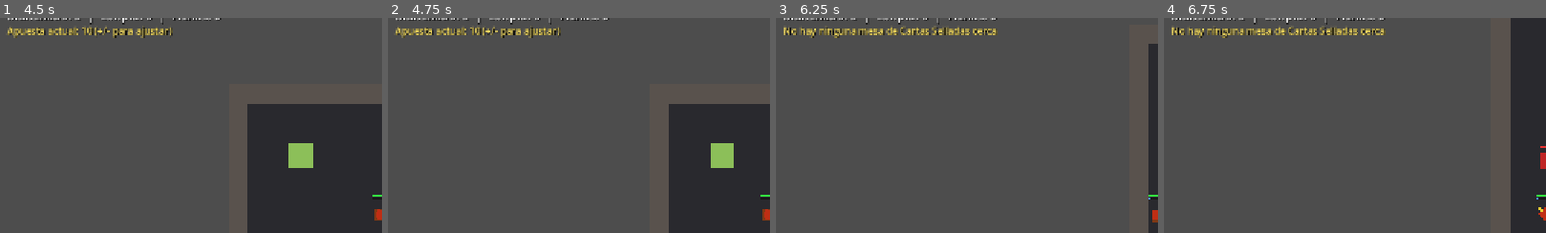
Above: before the commit, frames 1-4 (left to right).
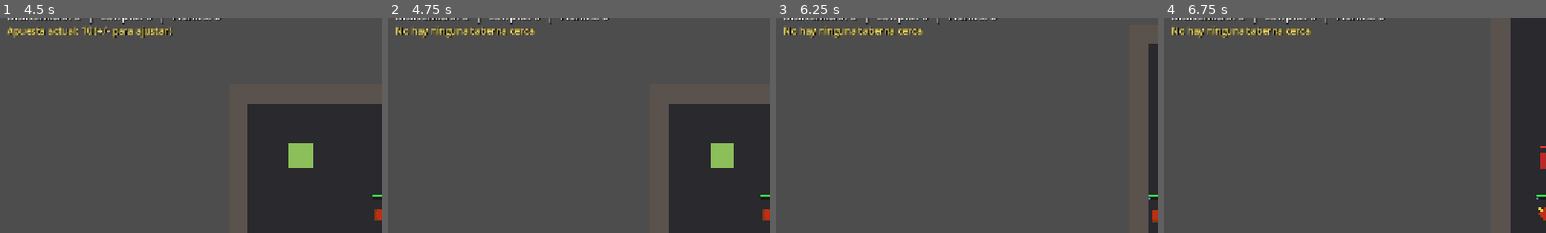
Above: after the commit, the same moments.

Repository: thejowe/ninjex
Game: Godot game, scene res://scenes/main/main.tscn
Same seed, same stepped clock (60 frames per second), same inputs: the game is played once before the commit and once after it.
Inputs (mouse positions are % of the whole screen's width and height, from its top left):
- Up to frame 1 (4.5 s): tap Enter (ui_accept) at 0.5, 0.77, 1.25, 1.52, 2, 3.77 s; move the mouse to (72, 45) at 0.52 s; hold D (move_right) 0.53-1.28 s; tap 7 (jugar_cartas) at 0.6, 1.55, 3.8 s; tap \ (taberna_ver_records, bound only after the commit) at 0.8, 1.35, 2.3 s; move the mouse to (30, 55) at 1.27 s; hold S (move_down) 1.28-2.03 s; move the mouse to (60, 28) at 2.02 s; hold D (move_right) 2.03-2.75 s; tap T (apostar_alto) at 2.1 s; click "1. Fuego" at 2.75 s; move the mouse to (45, 70) at 3.52 s; hold W (move_up) 3.53-4.28 s; tap B (apostar_bajo) at 3.6 s; move the mouse to (80, 65) at 4.27 s; hold A (move_left) from 4.28 s (still down); tap - (apuesta_bajar) at 4.35 s
- Up to frame 2 (4.75 s): keep holding A (move_left); tap Enter (ui_accept) at 4.52 s; tap \ (taberna_ver_records, bound only after the commit) at 4.55 s
- Up to frame 3 (6.25 s): move the mouse to (20, 35) at 5.02 s; tap = (apuesta_subir) at 5.1 s; tap Enter (ui_accept) at 5.27 s; tap 7 (jugar_cartas) at 5.3 s; move the mouse to (55, 50) at 5.77 s; release A (move_left) at 5.78 s; hold S (move_down) from 5.78 s (still down); click (55, 50) at 5.85 s; tap \ (taberna_ver_records, bound only after the commit) at 6.05 s
- Up to frame 4 (6.75 s): move the mouse to (35, 25) at 6.52 s; release S (move_down) at 6.53 s; hold D (move_right) from 6.53 s (still down); right-click (35, 25) at 6.6 s
The pictures show only the part of the screen within x 0-50%, y 4-54%; the shares and areas given below are measured in that part.

Frame 1 is identical in both runs. In frame 2, 1.1% of the frame differs, in the area x 2-46%, y 3-10%; in frame 3, 0.9%; in frame 4, 0.9%.

Commit message:
Pizarra de records de la Taberna: perdidas en el casino y cuerpos destrozados (H6)
Dos contadores por jugador en NetworkManager (mismo patron Dictionary
peer_id->int que forja_nivel): record_casino_perdidas se engancha en los 4
confirm_* de casino existentes cuando gano == false, record_cuerpos_
destrozados cuenta ventas al Carnicero (definicion elegida: paga precio
fijo ignorando el tipo de daño, asi que venderle ahi es "sin cuidado").
Tecla \ junto a la Taberna lee la pizarra via confirm_casino_mensaje, sin
confirm_ propio porque solo lee, no muta estado.

"Quien ha caido mas veces" queda bloqueado: no existe sistema de muerte/
respawn de jugador todavia (ver comentario de cabecera de vida_actual en
player.gd).

Diff:
--- a/project.godot
+++ b/project.godot
@@ -302,6 +302,11 @@
 "events": [Object(InputEventKey,"resource_local_to_scene":false,"resource_name":"","device":-1,"window_id":0,"alt_press …(195 unchanged characters)…
 ]
 }
+taberna_ver_records={
+"deadzone": 0.2,
+"events": [Object(InputEventKey,"resource_local_to_scene":false,"resource_name":"","device":-1,"window_id":0,"alt_pressed":false,"shift_pressed":false,"ctrl_pressed":false,"meta_pressed":false,"pressed":false,"keycode":0,"physical_keycode":92,"key_label":0,"unicode":92,"location":0,"echo":false,"script":null)
+]
+}
 
 [rendering]
 
--- a/scripts/network/network_manager.gd
+++ b/scripts/network/network_manager.gd
@@ -223,6 +223,32 @@
 ## player.gd submit_brindis), mismo patron que usurero_deuda_pendiente.
 var taberna_deuda_pendiente: float = 0.0
 
+## Pizarra de records de la Taberna (H6 extra) -- POR JUGADOR, mismo patron
+## Dictionary peer_id -> int que forja_nivel/sastreria_tinte_indice. Sin
+## entrada == 0. Solo los mutan los confirm_* que ya existian para cada
+## juego (ver player.gd confirm_apostar_dados/confirm_girar_ruleta/
+## confirm_jugar_cartas/confirm_apostar_pelea cuando gano == false); esta
+## pizarra no añade ningun submit_/confirm_ propio para incrementarse, solo
+## lee/engancha en los que ya estan.
+##
+## "Quien ha caido mas veces" (brief H5 taberna, pizarra de records) queda
+## BLOQUEADO igual que otros huecos ya documentados (ver Palomar/Sellos-en-
+## Cartas): no existe sistema de muerte/respawn de jugador todavia (ver
+## comentario de cabecera de player.gd sobre vida_actual, "no incluye muerte
+## ni respawn de jugador"). No hay contador para esto.
+var record_casino_perdidas: Dictionary = {}
+
+## "Quien ha destrozado mas cuerpos" (pizarra de records). Definicion
+## elegida para esta tarea (el brief deja el criterio abierto): un cadaver
+## vendido al Carnicero (ver comprador.gd Tipo.CARNICERO) cuenta como
+## "destrozado" -- el Carnicero es el "suelo garantizado" que paga precio
+## fijo IGNORANDO el tipo de daño con el que murio el enemigo (a diferencia
+## del Boticario, que paga mas por cuerpos frescos/cortante-veneno), asi que
+## venderle ahi es tratar el cuerpo sin ningun cuidado por como quedo. Mismo
+## patron Dictionary peer_id -> int que record_casino_perdidas de arriba.
+## Solo lo muta player.gd confirm_vender.
+var record_cuerpos_destrozados: Dictionary = {}
+
 ## Cocina de la Casa del equipo (H5 cierre, Terrazas): mismo patron que
 ## brindis_time_remaining/brindis_damage_multiplier de arriba -- buff de
 ## GRUPO temporal, activo para TODOS los jugadores conectados, decae
--- a/scripts/player/player.gd
+++ b/scripts/player/player.gd
@@ -531,6 +531,8 @@
 			_request_usar_consumible()
 		if Input.is_action_just_pressed("brindis_taberna"):
 			_request_brindis()
+		if Input.is_action_just_pressed("taberna_ver_records"):
+			_request_taberna_ver_records()
 		if Input.is_action_just_pressed("sastreria_siguiente_tinte"):
 			_request_sastreria_tinte()
 		if Input.is_action_just_pressed("casa_comprar_cocina"):
@@ -659,7 +661,7 @@
 	elif _find_nearest_herboristeria_in_range(HUB_RANGE) != null:
 		texto = "P pildora, H unguento, J bomba de humo, L sales -- I para usar"
 	elif _find_nearest_taberna_in_range(HUB_RANGE) != null:
-		texto = "Pulsa X para el brindis"
+		texto = "Pulsa X para el brindis, \\ para leer la pizarra de records"
 	elif _find_nearest_sastreria_in_range(HUB_RANGE) != null:
 		texto = "Pulsa R para cambiar tu tinte"
 	elif _find_nearest_casa_equipo_in_range(HUB_RANGE) != null:
@@ -2033,7 +2035,12 @@
 		total_precio -= recorte_usurero
 		nueva_deuda -= recorte_usurero
 	var nuevo_total: float = NetworkManager.dinero_manchado + total_precio
-	confirm_vender.rpc(vendidos, nuevo_total, total_precio, recorte_usurero, nueva_deuda)
+	# Pizarra de records de la Taberna (H6 extra, ver NetworkManager.
+	# record_cuerpos_destrozados y su comentario de cabecera para la
+	# definicion elegida de "destrozado"): venderle al Carnicero cuenta,
+	# sea cual sea el estado_conservacion de cada cadaver.
+	var es_carnicero: bool = comprador.tipo == Comprador.Tipo.CARNICERO
+	confirm_vender.rpc(vendidos, nuevo_total, total_precio, recorte_usurero, nueva_deuda, es_carnicero)
 
 ## Aplica la venta igual en todos los peers: borra los cadaveres vendidos,
 ## los quita de la lista de carga y actualiza el pool compartido de dinero
@@ -2042,7 +2049,7 @@
 ## falta un RPC aparte solo para el dinero). Tambien aplica la deuda del
 ## Usurero ya decidida por el host en submit_vender().
 @rpc("any_peer", "call_local", "reliable")
-func confirm_vender(vendidos: Array[NodePath], nuevo_total: float, precio_ganado: float, recorte_usurero: float, nueva_deuda: float) -> void:
+func confirm_vender(vendidos: Array[NodePath], nuevo_total: float, precio_ganado: float, recorte_usurero: float, nueva_deuda: float, es_carnicero: bool) -> void:
 	for path in vendidos:
 		carried_cadaver_paths.erase(path)
 		var cad := get_node_or_null(path) as Cadaver
@@ -2050,6 +2057,9 @@
 			cad.queue_free()
 	NetworkManager.dinero_manchado = nuevo_total
 	NetworkManager.usurero_deuda_pendiente = nueva_deuda
+	if es_carnicero:
+		var peer_id_vendedor := get_multiplayer_authority()
+		NetworkManager.record_cuerpos_destrozados[peer_id_vendedor] = NetworkManager.record_cuerpos_destrozados.get(peer_id_vendedor, 0) + vendidos.size()
 	print("[Venta] +%.1f dinero manchado (total compartido: %.1f)" % [precio_ganado, nuevo_total])
 	_status_label.modulate = Color(1, 1, 1)
 	if recorte_usurero > 0.0:
@@ -2216,6 +2226,9 @@
 			resultado_texto += " (recorte Usurero -%.1f, deuda restante: -%.0f)" % [recorte_usurero, nueva_deuda]
 	else:
 		resultado_texto = "perdiste -%.1f" % apuesta
+		# Pizarra de records de la Taberna (H6 extra, ver NetworkManager.
+		# record_casino_perdidas): cuenta cada vez que gano == false.
+		NetworkManager.record_casino_perdidas[peer_id] = NetworkManager.record_casino_perdidas.get(peer_id, 0) + 1
 	var texto := "Dados %s (%s, cara %d): %s (+%.0f fichas)" % [moneda, eleccion, cara, resultado_texto, fichas_ganadas]
 	if hizo_trampa:
 		texto += " [Viento: dado forzado]"
@@ -2292,6 +2305,7 @@
 		resultado_texto = "GANASTE +%.1f (x%.1f)" % [(apuesta * pago) - apuesta, pago]
 	else:
 		resultado_texto = "perdiste -%.1f" % apuesta
+		NetworkManager.record_casino_perdidas[peer_id] = NetworkManager.record_casino_perdidas.get(peer_id, 0) + 1
 	_status_label.text = "Ruleta %s (elegiste %s, salio %s): %s (+%.0f fichas)" % [moneda, categoria, sector, resultado_texto, fichas_ganadas]
 	_status_label.modulate = Color(0.4, 1, 0.4) if gano else Color(1, 0.4, 0.4)
 
@@ -2407,6 +2421,7 @@
 		resultado_texto = "GANASTE +%.1f" % [(apuesta * pago) - apuesta]
 	else:
 		resultado_texto = "perdiste -%.1f" % apuesta
+		NetworkManager.record_casino_perdidas[peer_id] = NetworkManager.record_casino_perdidas.get(peer_id, 0) + 1
 	var texto := "Cartas %s (tu %d vs mejor NPC %d): %s (+%.0f fichas)" % [moneda, carta_jugador, mejor_npc, resultado_texto, fichas_ganadas]
 	if hizo_trampa:
 		texto += " [trampa]"
@@ -2471,6 +2486,7 @@
 		resultado_texto = "GANASTE +%.1f" % [(apuesta * pago) - apuesta]
 	else:
 		resultado_texto = "perdiste -%.1f" % apuesta
+		NetworkManager.record_casino_perdidas[peer_id] = NetworkManager.record_casino_perdidas.get(peer_id, 0) + 1
 	_status_label.text = "Pelea %s (apostaste %s, gano %s): %s (+%.0f fichas)" % [moneda, eleccion, nombre_ganador, resultado_texto, fichas_ganadas]
 	_status_label.modulate = Color(0.4, 1, 0.4) if gano else Color(1, 0.4, 0.4)
 
@@ -2690,6 +2706,46 @@
 	NetworkManager.confirm_brindis.rpc(nuevo_limpio, taberna.brindis_duracion, multiplicador)
 	confirm_casino_mensaje.rpc("Brindis en El Ancla Rota: +%.0f%% de daño para todo el grupo durante %.0f s" % [taberna.brindis_bonus_daño * 100.0, taberna.brindis_duracion])
 
+func _request_taberna_ver_records() -> void:
+	submit_taberna_ver_records.rpc_id(1)
+
+## Lee la pizarra de records de la Taberna (H6 extra): solo texto, no muta
+## ningun estado -- reutiliza confirm_casino_mensaje en vez de un confirm_
+## propio (mismo criterio que el resto de mensajes informativos del casino).
+## Calcula "quien va primero" en cada categoria sobre NetworkManager.
+## record_casino_perdidas/record_cuerpos_destrozados (ver su comentario de
+## cabecera para las definiciones elegidas y el hueco bloqueado de caidas).
+@rpc("any_peer", "call_local", "reliable")
+func submit_taberna_ver_records() -> void:
+	if not multiplayer.is_server():
+		return
+	if not _validate_sender():
+		return
+	var taberna := _find_nearest_taberna_in_range(HUB_RANGE)
+	if taberna == null:
+		confirm_casino_mensaje.rpc("No hay ninguna taberna cerca")
+		return
+	var texto := "Pizarra de la Taberna -- "
+	texto += "Mas perdidas en el casino: %s  |  " % _texto_lider_record(NetworkManager.record_casino_perdidas)
+	texto += "Mas cuerpos destrozados: %s  |  " % _texto_lider_record(NetworkManager.record_cuerpos_destrozados)
+	texto += "Mas caidas: (sin sistema de muerte/respawn todavia)"
+	confirm_casino_mensaje.rpc(texto)
+
+## Formatea "jugador <peer_id> (<n>)" para quien tenga el contador mas alto
+## de un Dictionary peer_id -> int de la pizarra de records. "sin datos" si
+## esta vacio (nadie ha hecho nada que cuente todavia).
+func _texto_lider_record(record: Dictionary) -> String:
+	if record.is_empty():
+		return "sin datos"
+	var lider_id: int = -1
+	var lider_valor: int = -1
+	for peer_id in record.keys():
+		var valor: int = record[peer_id]
+		if valor > lider_valor:
+			lider_valor = valor
+			lider_id = peer_id
+	return "jugador %d (%d)" % [lider_id, lider_valor]
+
 # =========================================================================
 # Sastreria (H5 cierre, Calle de los Faroles) -- tecla R. Cosmetico puro, sin
 # bonus de ningun tipo (ver comentario de cabecera de sastreria.gd). Mismo
